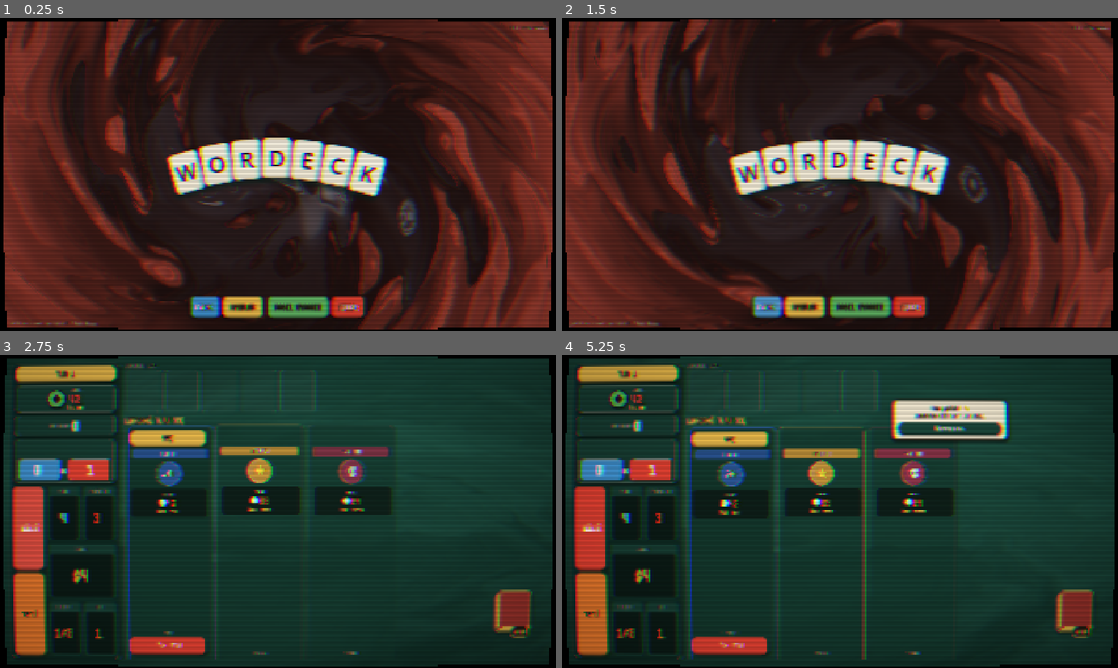
Above: before the commit, frames 1-4 (two rows, left to right).
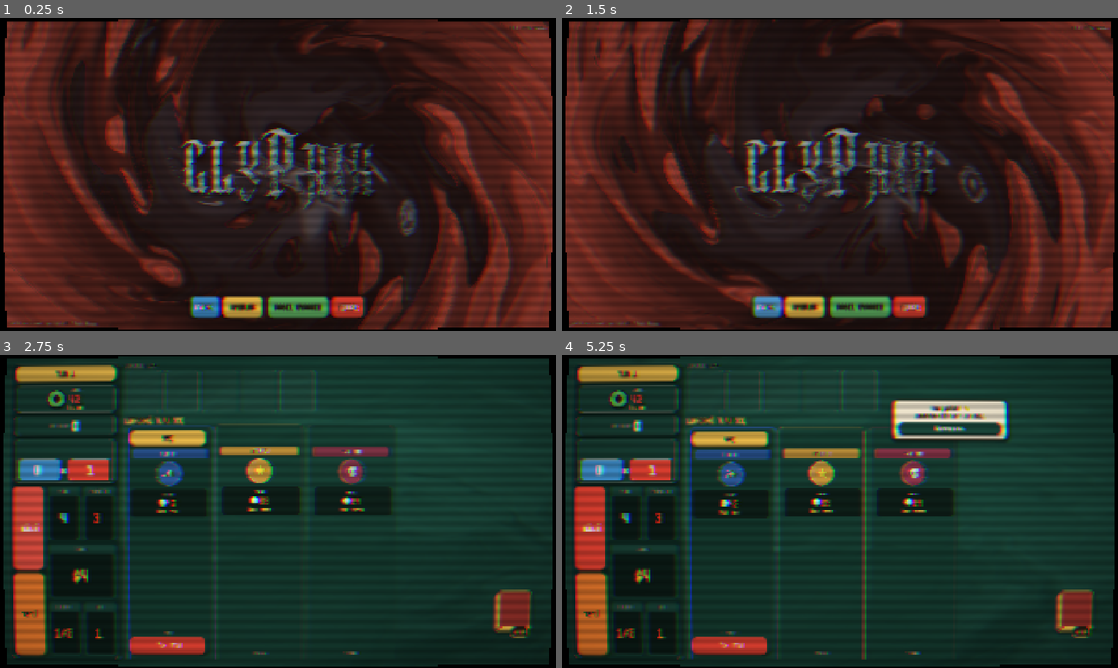
Above: after the commit, the same moments.

Repository: onryzici/wordeck
Game: Godot game, scene res://scenes/Main.tscn
Same seed, same stepped clock (60 frames per second), same inputs: the game is played once before the commit and once after it.
Inputs:
- Up to frame 1 (0.25 s): no input
- Up to frame 2 (1.5 s): click "OYNA" at 0.5 s; click "OYNA" at 1.25 s
- Up to frame 3 (2.75 s): click "BİLGİ" at 2 s
- Up to frame 4 (5.25 s): click "MENÜ" at 2.75 s; click "SEÇ" at 3.5 s; click "🏷 ATLA" at 4.25 s; click "DEVAM ET" at 5 s

The runs differ from the first frame. In frame 1, 7.6% of the frame differs, in the area x 0-100%, y 3-98%; in frame 2, 7.5%; in frame 3, 2.0%; in frame 4, 2.4%.

Commit message:
GLYPHIX ana menü logosu + çözünürlük-bağımsız CRT (4K)
- Oyun WORDECK → GLYPHIX: ana menüde harf-taşları yerine logo PNG
  (assets/images/glyphix.png)
- logo_fx.gdshader: hafif bükeylik + nefes alan dalga warp + yavaş/hafif
  motion blur (hayalet yok) + matlık (desatüre+kontrast+grain, bg ile uyum) + CRT
- logo_shadow.gdshader: 5×5 disk-blur yumuşak gölge (keskin "çift" kopya değil),
  logoyla aynı warp → hizalı
- crt.gdshader: tarama çizgileri FRAGCOORD → SCREEN_UV (sabit 220 çizgi) →
  çözünürlükten bağımsız, 4K tam ekranda da görünür; güç 0.16→0.22
- main.gd: eski _hero_tile kaldırıldı; logo TextureRect (EXPAND_IGNORE_SIZE),
  logo+gölge birlikte süzülür

Mantık/sayılar (engine/, data/) değişmedi.

Co-Authored-By: Claude Opus 4.8 (1M context) <noreply@anthropic.com>

Diff:
--- a/scripts/main.gd
+++ b/scripts/main.gd
@@ -204,66 +204,59 @@
 	s.shadow_size = 18
 	return s
 
-# ── BAŞLIK = WORDECK harf taşları yelpazesi (ayrı metin logo yok) ──
+# ── BAŞLIK = GLYPHIX logosu (hafif bükeylik + nefes + motion blur + gölge) ──
 func _build_hero() -> void:
 	hero = Control.new()
 	hero.set_anchors_and_offsets_preset(Control.PRESET_CENTER)
-	hero.offset_top = -40   # merkezin biraz üstü (başlık konumu)
-	hero.offset_bottom = -40
+	hero.offset_top = -20   # ekran ortasına yakın (artık çok yukarıda değil); butonlar altta
+	hero.offset_bottom = -20
 	hero.mouse_filter = Control.MOUSE_FILTER_IGNORE
 	menu_root.add_child(hero)
-	var word := "WORDECK"
-	var n := word.length()
-	var mid := (n - 1) / 2.0
-	var step := 104.0
-	for i in n:
-		var off := i - mid
-		var tile := _hero_tile(word[i])
-		var by := off * off * 5.5 - 84.0  # yelpaze yayı (baz y)
-		tile.position = Vector2(off * step - 54.0, by)
-		tile.rotation = deg_to_rad(off * 5.0)
-		tile.set_meta("by", by)
-		hero.add_child(tile)
-	# (alt-yazı kaldırıldı — taşlar logonun kendisi)
-
-func _hero_tile(letter: String) -> Control:
-	var t := Panel.new()
-	t.custom_minimum_size = Vector2(104, 138)
-	t.size = t.custom_minimum_size
-	t.pivot_offset = t.size / 2.0
-	t.mouse_filter = Control.MOUSE_FILTER_IGNORE
-	t.add_theme_stylebox_override("panel", T.bone_tile())
-	# Üst parlaklık (sheen) — cilalı/profesyonel his
-	var sheen := Panel.new()
-	sheen.add_theme_stylebox_override("panel", T.tile_sheen())
-	sheen.set_anchors_and_offsets_preset(Control.PRESET_TOP_WIDE)
-	sheen.offset_left = 7
-	sheen.offset_right = -7
-	sheen.offset_top = 7
-	sheen.offset_bottom = 58
-	sheen.mouse_filter = Control.MOUSE_FILTER_IGNORE
-	t.add_child(sheen)
-	var l := Label.new()
-	l.text = letter
-	l.set_anchors_and_offsets_preset(Control.PRESET_FULL_RECT)
-	l.horizontal_alignment = HORIZONTAL_ALIGNMENT_CENTER
-	l.vertical_alignment = VERTICAL_ALIGNMENT_CENTER
-	l.add_theme_font_override("font", T.load_tile_font())
-	l.add_theme_font_size_override("font_size", 76)
-	l.add_theme_color_override("font_color", T.INK)
-	l.mouse_filter = Control.MOUSE_FILTER_IGNORE
-	t.add_child(l)
-	return t
+
+	var tex: Texture2D = load("res://assets/images/glyphix.png")
+	var lw := 680.0   # daha büyük başlık
+	var lh := lw * 1277.0 / 3001.0   # logonun gerçek oranı (UV temiz eşlensin → warp düzgün)
+	var pos := Vector2(-lw * 0.5, -lh * 0.5)  # merkeze
+
+	# GÖLGE (arkada): YUMUŞAK disk-blur'lu koyu silüet (keskin kopya değil) — ayrı gölge shader'ı,
+	# ama AYNI warp parametreleriyle → logoyla hizalı bükülür.
+	var sm := ShaderMaterial.new()
+	sm.shader = load("res://shaders/logo_shadow.gdshader")
+	var shadow := _logo_rect(tex, lw, lh, sm)
+	shadow.position = pos + Vector2(7, 12)
+	shadow.set_meta("by", shadow.position.y)
+	hero.add_child(shadow)
+
+	# ANA LOGO (önde) — warp + motion blur + matlık
+	var m := ShaderMaterial.new()
+	m.shader = load("res://shaders/logo_fx.gdshader")
+	var logo := _logo_rect(tex, lw, lh, m)
+	logo.position = pos
+	logo.set_meta("by", logo.position.y)
+	hero.add_child(logo)
+
+func _logo_rect(tex: Texture2D, lw: float, lh: float, m: ShaderMaterial) -> TextureRect:
+	var r := TextureRect.new()
+	r.texture = tex
+	r.expand_mode = TextureRect.EXPAND_IGNORE_SIZE  # texture doğal boyutunu DAYATMASIN (yoksa dev olur)
+	r.size = Vector2(lw, lh)
+	r.custom_minimum_size = Vector2(lw, lh)
+	r.pivot_offset = Vector2(lw * 0.5, lh * 0.5)
+	r.mouse_filter = Control.MOUSE_FILTER_IGNORE
+	r.material = m
+	return r
 
 func _process(_delta: float) -> void:
-	# Merkez yelpazeyi hafifçe salla (yaşıyor hissi).
+	# GLYPHIX logosu + gölgesi hafifçe süzülür/sallanır (birlikte → offset korunur).
 	if hero == null or menu_root == null or not menu_root.visible:
 		return
 	var tt := Time.get_ticks_msec() / 1000.0
+	var bob := sin(tt * 1.1) * 6.0
+	var rot := sin(tt * 0.6) * deg_to_rad(0.9)  # çok hafif sallanma
 	for i in hero.get_child_count():
-		var tile: Control = hero.get_child(i)
-		var ph := i * 0.5
-		tile.position.y = float(tile.get_meta("by", 0.0)) + sin(tt * 1.4 + ph) * 3.0
+		var c: Control = hero.get_child(i)
+		c.position.y = float(c.get_meta("by", 0.0)) + bob
+		c.rotation = rot
 
 # ── Siyah geçiş katmanı ──
 func _build_fade() -> void:
--- a/shaders/crt.gdshader
+++ b/shaders/crt.gdshader
@@ -5,7 +5,8 @@
 uniform sampler2D screen_tex : hint_screen_texture, filter_linear;
 uniform float curvature : hint_range(0.0, 0.2) = 0.05;
 uniform float aberration : hint_range(0.0, 4.0) = 1.4;
-uniform float scan_strength : hint_range(0.0, 0.4) = 0.16;
+uniform float scan_strength : hint_range(0.0, 0.4) = 0.22;
+uniform float scan_lines = 220.0;  // ekran yüksekliği boyunca SABİT çizgi sayısı (çözünürlükten bağımsız → 4K'da da görünür)
 uniform float vignette_amt : hint_range(0.0, 0.6) = 0.22;
 
 void fragment() {
@@ -22,8 +23,8 @@
 		col.g = texture(screen_tex, uv).g;
 		col.b = texture(screen_tex, uv - vec2(a, 0.0)).b;
 
-		// tarama çizgileri (TV hissi — biraz daha kalın, ~3px periyot, yine hafif)
-		float s = 0.5 + 0.5 * sin(FRAGCOORD.y * 2.1);
+		// tarama çizgileri — ekran yüksekliğine oranlı (SCREEN_UV) → 4K dahil her çözünürlükte görünür
+		float s = 0.5 + 0.5 * sin(SCREEN_UV.y * scan_lines * 6.28318);
 		col *= 1.0 - scan_strength * (1.0 - s);
 
 		// vinyet
--- /dev/null
+++ b/shaders/logo_fx.gdshader
@@ -0,0 +1,49 @@
+// Ana menü GLYPHIX logosu efekti — hafif BÜKEYLİK (banner kavisi) + yumuşak nefes alan dalga
+// warp + ÇOK HAFİF/YAVAŞ yatay motion blur (hayalet/çift YOK). Bir TextureRect'e tak (logo aspect'i
+// rect aspect'iyle eşit olmalı; custom shader UV'yi tüm texture'a eşler → stretch_mode'u baypas eder).
+shader_type canvas_item;
+
+uniform float bow = 0.05;        // dikey büküm (orta hafif yukarı kavislenir)
+uniform float wave_amp = 0.006;  // yumuşak dalga warp genliği
+uniform float wave_speed = 0.7;  // dalga hızı (yavaş nefes)
+uniform float blur = 0.0032;     // yatay motion blur tabanı — KÜÇÜK (çift gözükmesin)
+
+void fragment() {
+	vec2 uv = UV;
+	float t = TIME * wave_speed;
+
+	// 1) BÜKEYLİK — banner kavisi: orta yukarı, kenarlar aşağı (UV.x parabolü)
+	float cx = uv.x - 0.5;
+	uv.y -= bow * (0.25 - cx * cx);
+
+	// 2) yumuşak nefes alan dalga (canlılık)
+	uv.y += sin(uv.x * 6.2831 + t) * wave_amp;
+	uv.x += cos(uv.y * 4.0 + t * 0.7) * wave_amp * 0.5;
+
+	// 3) MOTION BLUR — YAVAŞ, yumuşak nabız; 7 örnek + küçük yayılım → hayalet/çift YOK
+	float vel = 0.5 + 0.5 * sin(TIME * 0.5);   // 0..1 yavaş salınım
+	float amt = blur * vel;
+	vec4 col = vec4(0.0);
+	float wsum = 0.0;
+	for (int i = 0; i < 7; i++) {
+		float k = float(i) / 6.0 - 0.5;        // -0.5..0.5
+		float w = 1.0 - abs(k) * 1.2;          // merkez ağırlıklı (kenarlar zayıf → iz, çift değil)
+		col += texture(TEXTURE, uv + vec2(k * amt, 0.0)) * w;
+		wsum += w;
+	}
+	col /= wsum;
+
+	// 4) MATLIK + CRT — arka planla daha güçlü uyum
+	vec3 c = col.rgb;
+	float lum = dot(c, vec3(0.299, 0.587, 0.114));
+	c = mix(vec3(lum), c, 0.56);              // ~%44 desatüre (daha mat, cam his azalır)
+	c = (c - 0.5) * 0.78 + 0.5;               // kontrastı daha kıs (mat)
+	float g = fract(sin(dot(UV * vec2(431.0, 289.0) + TIME * 0.25, vec2(12.9898, 78.233))) * 43758.5453);
+	c += (g - 0.5) * 0.075;                    // daha belirgin film grain
+	// CRT tarama çizgileri — global CRT'yle AYNI (SCREEN_UV × 220) → hizalı + logoda daha yoğun
+	float scan = 0.5 + 0.5 * sin(SCREEN_UV.y * 220.0 * 6.28318);
+	c *= 1.0 - 0.18 * (1.0 - scan);
+	col.rgb = clamp(c, 0.0, 1.0);
+
+	COLOR = col;
+}
--- /dev/null
+++ b/shaders/logo_shadow.gdshader
@@ -0,0 +1,32 @@
+// GLYPHIX logosu için YUMUŞAK gölge — keskin offset kopya DEĞİL: logonun warp'ıyla aynı bükülür,
+// sonra alfası disk-blur ile yumuşatılıp koyu silüet olarak basılır. Ana logonun ARKASINA konur.
+shader_type canvas_item;
+
+uniform float bow = 0.05;        // ana logoyla AYNI büküm (hizalı kalsın)
+uniform float wave_amp = 0.006;
+uniform float wave_speed = 0.7;
+uniform float softness = 0.014;  // gölge yumuşaklığı (disk yarıçapı, UV)
+uniform vec4 shadow_color : source_color = vec4(0.0, 0.0, 0.0, 1.0);
+uniform float strength = 0.42;   // gölge koyuluğu
+
+void fragment() {
+	vec2 uv = UV;
+	float t = TIME * wave_speed;
+	float cx = uv.x - 0.5;
+	uv.y -= bow * (0.25 - cx * cx);
+	uv.y += sin(uv.x * 6.2831 + t) * wave_amp;
+	uv.x += cos(uv.y * 4.0 + t * 0.7) * wave_amp * 0.5;
+
+	// 5×5 disk blur (sadece alfa) → yumuşak gölge silüeti
+	float a = 0.0;
+	float wsum = 0.0;
+	for (int x = -2; x <= 2; x++) {
+		for (int y = -2; y <= 2; y++) {
+			vec2 o = vec2(float(x), float(y)) * (softness * 0.5);
+			float w = 1.0 - length(vec2(float(x), float(y))) * 0.28;  // merkez ağırlıklı
+			a += texture(TEXTURE, uv + o).a * w;
+			wsum += w;
+		}
+	}
+	COLOR = vec4(shadow_color.rgb, (a / wsum) * strength);
+}
Binary file added: assets/images/glyphix.png
Not shown, added: shaders/logo_fx.gdshader.uid
Not shown, added: shaders/logo_shadow.gdshader.uid
Not shown, added: gelistirme-notlari/2026-06-23-11-glyphix-logo-crt.md
Not shown, changed: gelistirme-notlari/README.md
